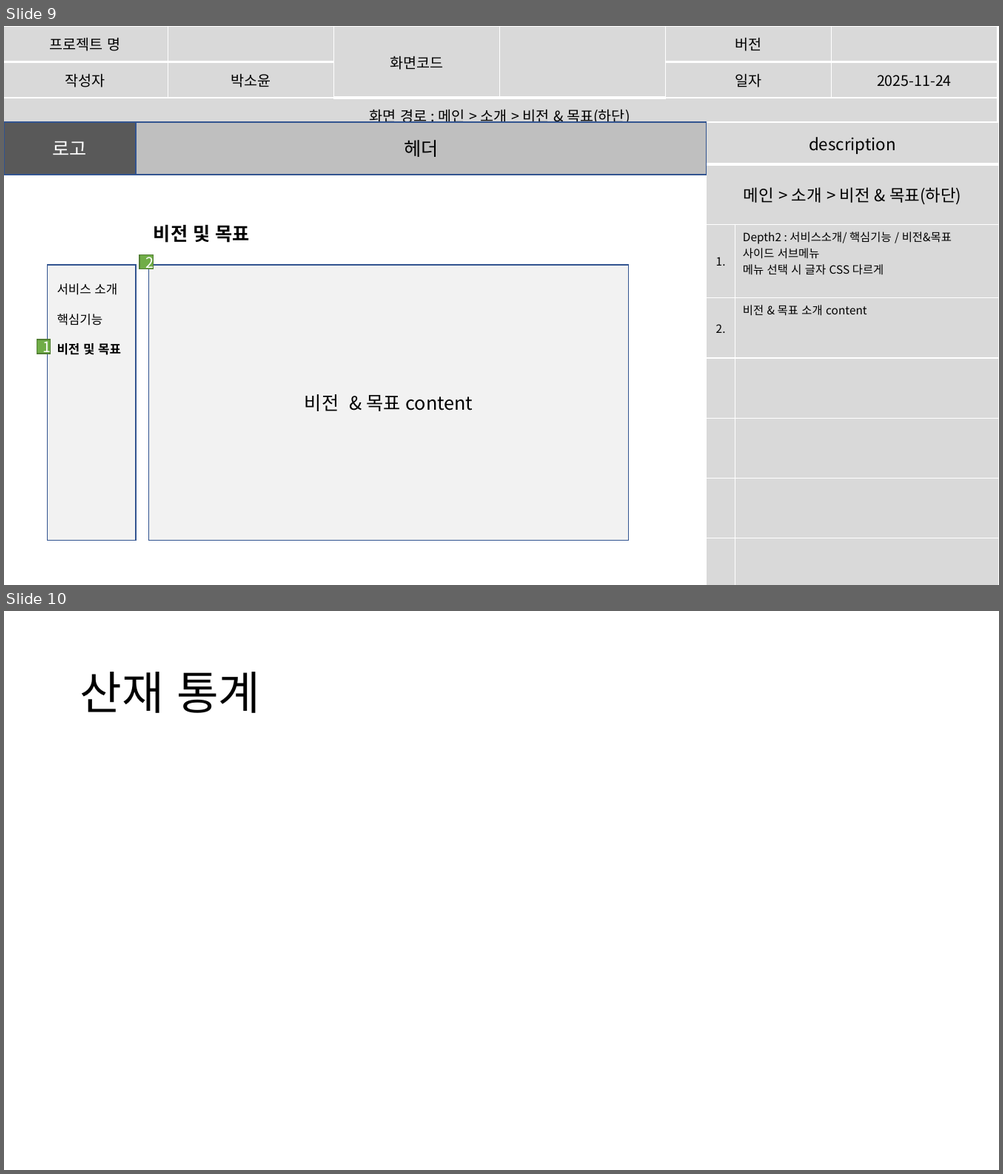
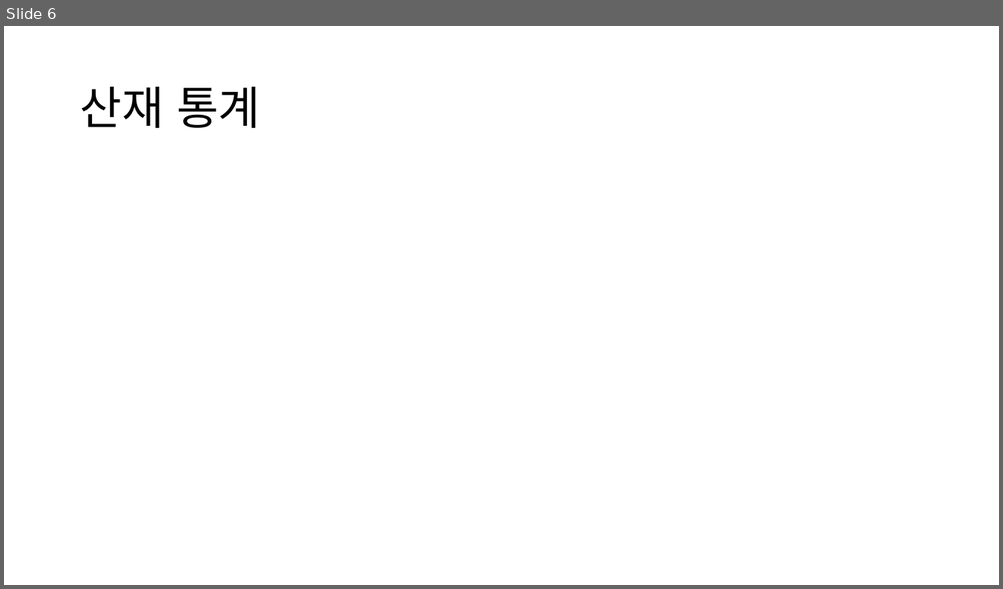
Before and after one commit to imyongchan/source, a slide deck: 스토리보드- 11.20/스토리보드_종합중.pptx. Shown one above the other, each under a label of ours: slides 9 and 10 before the commit, slide 6 after it. The pictures are 1003x1174 and 1003x589 pixels, drawn with LibreOffice and Linux fonts; fonts in the diff are those of the drawing. Boxes give left, top, right and bottom in pixels: in the first picture for what was removed or moved away, otherwise in the second. Text is boxed around its words. In the diff, an @@ line names an element or a change of style, - is before the commit and + after.

```diff
--- a/스토리보드- 11.20/스토리보드_종합중.pptx
+++ b/스토리보드- 11.20/스토리보드_종합중.pptx
@@ slide 9 removed at (x1=4, y1=26, x2=999, y2=585), background #FFFFFF @@
@@ table removed at (x1=4, y1=26, x2=996, y2=126), 3 rows, 6 columns @@
-프로젝트 명 |  | 화면코드 |  | 버전 | 
-작성자 | 박소윤 |  |  | 일자 | 2025-11-24
-화면 경로 : 메인 > 소개 > 비전 & 목표(하단) |  |  |  |  | 
@@ rectangle removed at (x1=4, y1=122, x2=136, y2=175) @@
-로고
@@ rectangle removed at (x1=136, y1=122, x2=706, y2=175) @@
-헤더
@@ table removed at (x1=706, y1=122, x2=999, y2=585), 8 rows, 2 columns @@
-description | 
-메인 > 소개 > 비전 & 목표(하단) | 
-1. | Depth2 : 서비스소개/ 핵심기능 / 비전&목표 / 사이드 서브메뉴 / 메뉴 선택 시 글자 CSS 다르게
-2. | 비전 & 목표 소개 content
- | 
- | 
- | 
- | 
@@ text removed at (x1=153, y1=225, x2=250, y2=243) @@
-비전 및 목표
@@ rectangle removed at (x1=47, y1=265, x2=135, y2=541) @@
@@ rectangle removed at (x1=140, y1=255, x2=153, y2=269) @@
-2
@@ rectangle removed at (x1=149, y1=265, x2=629, y2=541) @@
-비전 & 목표 content
@@ text removed at (x1=57, y1=284, x2=121, y2=355) @@
-서비스 소개
-핵심기능
-비전 및 목표
@@ rectangle removed at (x1=37, y1=340, x2=51, y2=355) @@
-1
@@ what was slide 10 is now slide 6 @@
```
Also in this commit, not shown: 11 slides changed, 3 slides added, 19 other slides removed.
